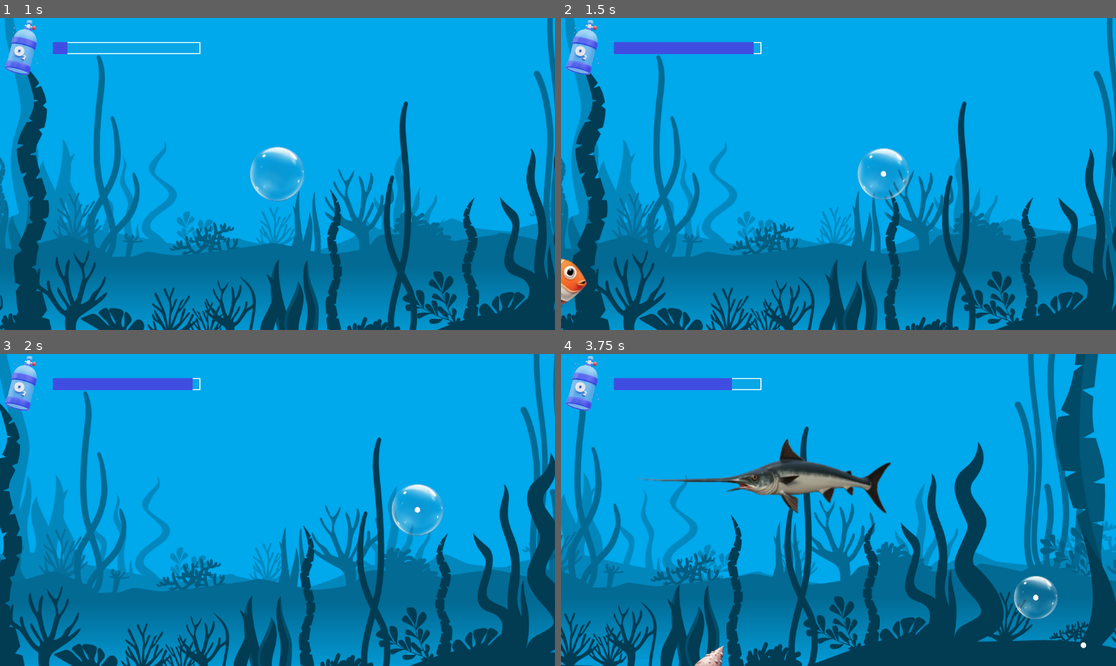
Above: before the commit, frames 1-4 (two rows, left to right).
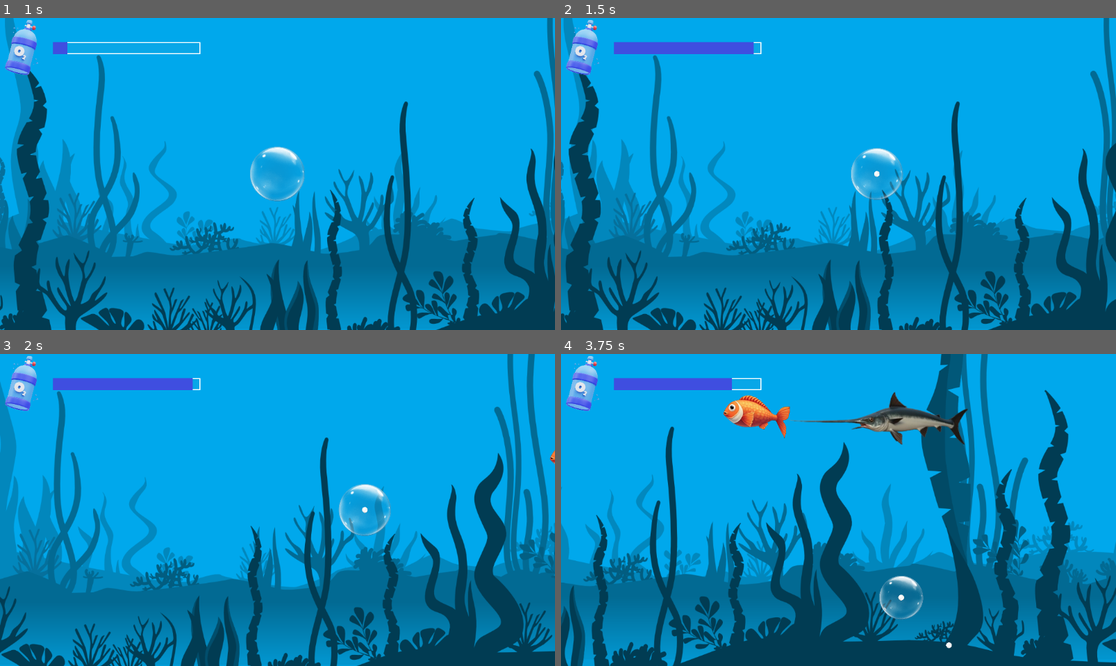
Above: after the commit, the same moments.

Repository: bagaretk/Game6PPL
Game: Godot game, scene res://menu.tscn
Two runs of this game, one before a commit and one after it. Both use one fixed random seed, a clock stepped at 60 frames per second and the inputs below.
Inputs (mouse positions are in pixels of both pictures, inside the frame that each line leads up to):
- Up to frame 1 (1 s): click (99, 189) at 0.5 s
- Up to frame 2 (1.5 s): tap Enter at 1.25 s; hold Right (ui_right) from 1.28 s (still down); tap Space (shoot) at 1.35 s
- Up to frame 3 (2 s): keep holding Right (ui_right)
- Up to frame 4 (3.75 s): release Right (ui_right) at 2.03 s; hold Down (ui_down) 2.03-2.78 s; tap Space (shoot) at 2.1, 2.85, 3.6 s; hold Right (ui_right) 2.78-3.53 s; hold Up (ui_up) from 3.53 s (still down)

Frame 1 is identical in both runs. In frame 2, 21% of the frame differs, in the area x 0-100%, y 0-100%; in frame 3, 32%; in frame 4, 44%.

Commit message:
Enemy4 flip H

Diff:
--- a/Player_Movement.tscn
+++ b/Player_Movement.tscn
@@ -103,7 +103,7 @@
 limit_right = 10000
 limit_bottom = 820
 position_smoothing_enabled = true
-position_smoothing_speed = 0.5
+position_smoothing_speed = 2.0
 script = ExtResource("3_vrc86")
 
 [node name="LayerBar" type="CanvasLayer" parent="Camera2D"]
--- a/Scripts/spawner.gd
+++ b/Scripts/spawner.gd
@@ -19,13 +19,13 @@
 
 # Probabilities for the first three enemies
 @export var prob_enemy1: float = 0.1
-@export var prob_enemy2: float = 0.3
-@export var prob_enemy3: float = 0.6
-@export var prob_enemy4: float = 0.6
-@export var prob_enemy5: float = 0.6
+@export var prob_enemy2: float = 0.2
+@export var prob_enemy3: float = 0.2
+@export var prob_enemy4: float = 0.2
+@export var prob_enemy5: float = 0.1
 
 # Interval for spawning Enemy4 specifically
-@export var bubble_spawn_interval: float = 5.0
+@export var bubble_spawn_interval: float = 1.0
 
 var _timer: Timer
 var _timer_bubble: Timer  # New timer for Enemy4
@@ -123,5 +123,5 @@
 				sprite.scale.x = abs(sprite.scale.x)  # Ensure normal orientation
 
 	get_parent().add_child(enemy_instance)
-	var random_scale = randf_range(0.6, 1.5)  # Adjust scale between 0.5x and 1.5x
+	var random_scale = randf_range(0.6, 1)  # Adjust scale between 0.5x and 1.5x
 	enemy_instance.scale = Vector2(random_scale, random_scale)
--- a/enemy4.tscn
+++ b/enemy4.tscn
@@ -35,7 +35,6 @@
 }]
 
 [node name="Enemy1" type="CharacterBody2D" groups=["Fish"]]
-scale = Vector2(-1, 1)
 script = ExtResource("1_ju2bw")
 
 [node name="CollisionShape2D" type="CollisionShape2D" parent="."]
@@ -50,3 +49,4 @@
 sprite_frames = SubResource("SpriteFrames_l1563")
 autoplay = "default"
 frame_progress = 0.280248
+flip_h = true
